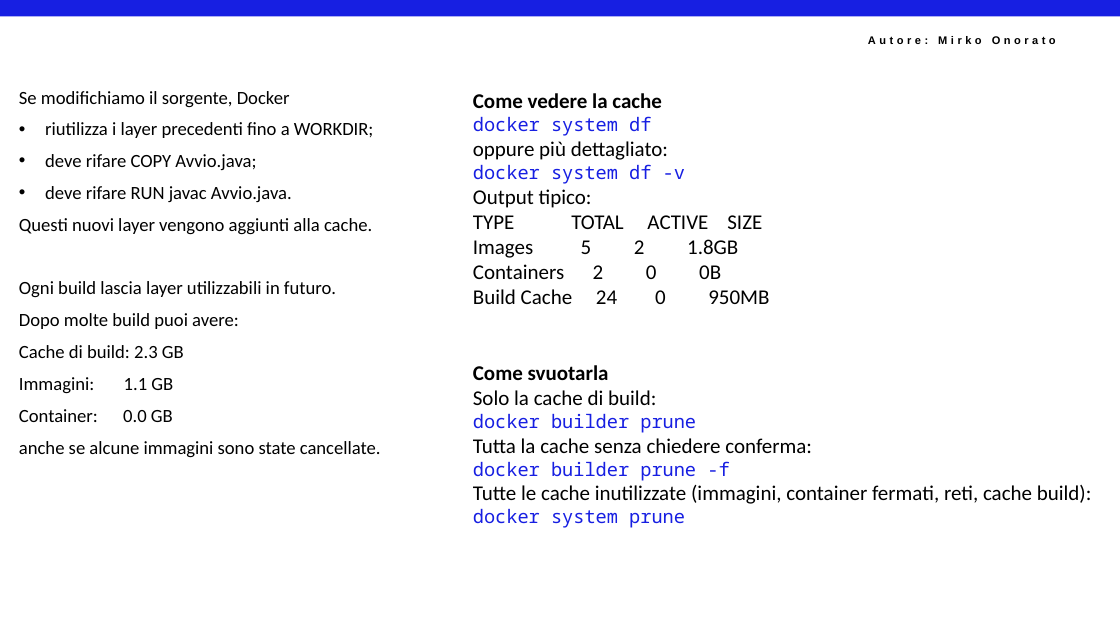
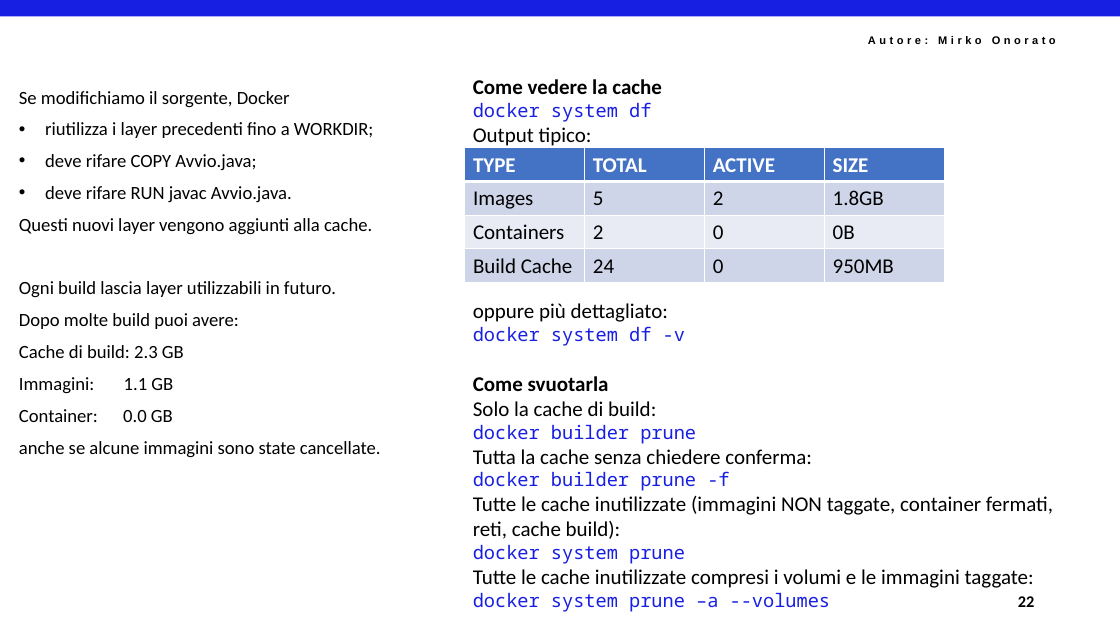
Before and after one commit to mirkoSkF/Docker-Labs, a slide deck: slide 24 of Raccolta esercizi - Docker Atomo.pptx. Drawn at 1120x630 pixels with LibreOffice and Linux fonts; fonts in the diff are those of the drawing; background and template pictures are left out. Boxes give left, top, right and bottom in pixels: in the first picture for what was removed or moved away, otherwise in the second. Text is boxed around its words. In the diff, an @@ line names an element or a change of style, - is before the commit and + after.

```diff
--- a/Raccolta esercizi - Docker Atomo.pptx
+++ b/Raccolta esercizi - Docker Atomo.pptx
@@ text "Come vedere la cache": place and size @@
-text "Come vedere la cache" at (473, 93, 1092, 528)
+text "Come vedere la cache" at (473, 79, 1053, 612)
@@ table added at (465, 148, 945, 282), 4 rows, 4 columns @@
+TYPE | TOTAL | ACTIVE | SIZE
+Images | 5 | 2 | 1.8GB
+Containers | 2 | 0 | 0B
+Build Cache | 24 | 0 | 950MB
@@ text at (473, 127, 592, 146): paragraph added @@
+Output tipico:
@@ text at (473, 189, 769, 304): paragraphs removed @@
-Output tipico:
-TYPE TOTAL ACTIVE SIZE
-Images 5 2 1.8GB
-Containers 2 0 0B
-Build Cache 24 0 950MB
@@ text at (473, 496, 1053, 539): text changed @@
-Tutte le cache inutilizzate (immagini, container fermati, reti, cache build):
+Tutte le cache inutilizzate (immagini NON taggate, container fermati,
+reti, cache build):
@@ text at (473, 569, 1034, 612): paragraphs added @@
+Tutte le cache inutilizzate compresi i volumi e le immagini taggate:
+docker system prune –a --volumes
@@ text added at (1018, 596, 1035, 607), 14 pt, text #000000, bold @@
+22
```
Also in this commit, not shown: 21 other slides changed, 13 slides added.
